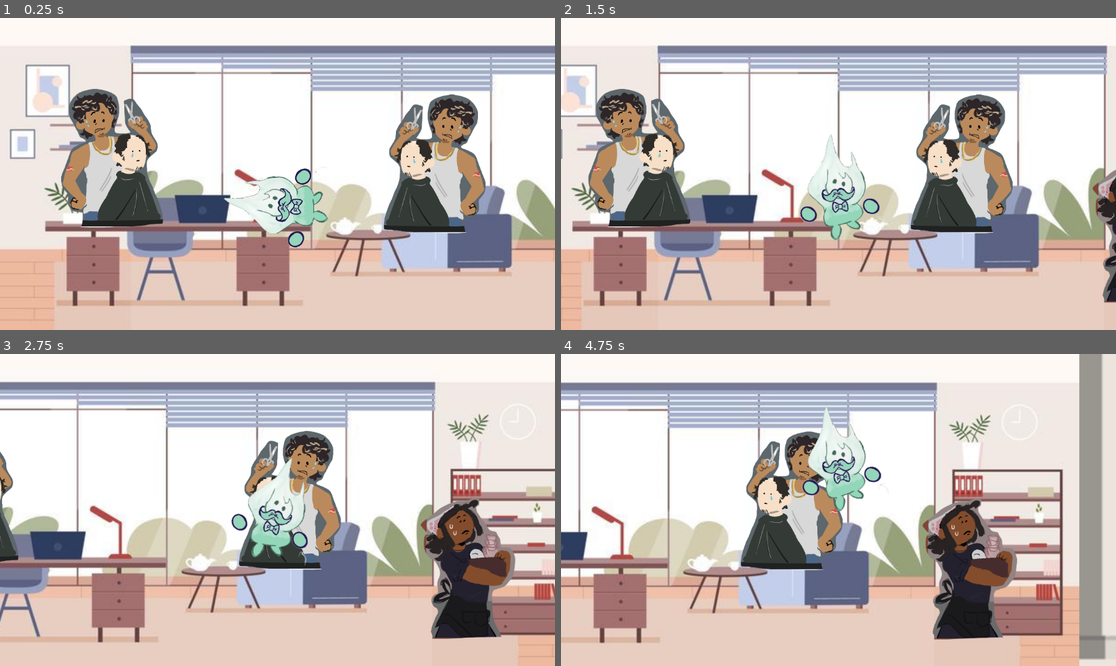
Above: before the commit, frames 1-4 (two rows, left to right).
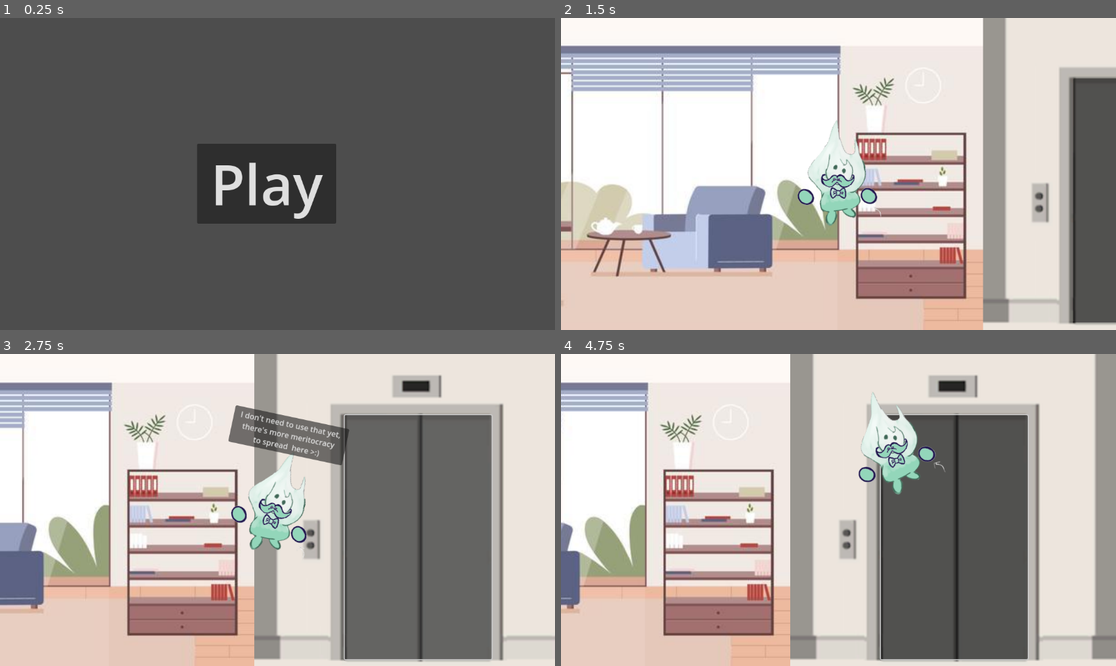
Above: after the commit, the same moments.

Repository: T3C-NEO/GoM-prototype
Game: Godot game, scene res://menu.tscn
Two runs of this game, one before a commit and one after it. Both use one fixed random seed, a clock stepped at 60 frames per second and the inputs below. Before the commit the project starts from res://overworld.tscn.
Inputs (mouse positions are in pixels of both pictures, inside the frame that each line leads up to):
- Up to frame 1 (0.25 s): no input
- Up to frame 2 (1.5 s): click (827, 183) at 0.5 s, where only the run after the commit has a clickable "Play"; tap Enter at 1.25 s; move the mouse to (960, 158) at 1.27 s; press the mouse at (960, 158) at 1.28 s; hold W (forward) from 1.28 s (still down)
- Up to frame 3 (2.75 s): release W (forward) at 2 s; release the mouse at (399, 494) at 2 s; click (438, 538) at 2.02 s
- Up to frame 4 (4.75 s): click (849, 435) at 2.75 s, where only the run after the commit has a clickable "I don't need to use that yet,…"; tap Space at 3.5 s; move the mouse to (727, 525) at 3.52 s; hold Left (ui_left) 3.53-4.28 s; click (727, 525) at 3.6 s; move the mouse to (894, 441) at 4.27 s; press the mouse at (894, 441) at 4.28 s; hold W (forward) from 4.28 s (still down)

The runs differ from the first frame. In frame 1, 99% of the frame differs, in the area x 0-100%, y 0-100%; in frame 2, 66%; in frame 3, 69%; in frame 4, 71%.
Error before the commit: Parse Error: Expected indented block after "else" block. (res://overworld.gd:22)

Commit message:
everything in now

Diff:
--- a/Main sccene.tscn
+++ b/Main sccene.tscn
@@ -39,3 +39,13 @@
 [node name="shopping" parent="right" instance=ExtResource("6_oso0r")]
 visible = false
 position = Vector2(-576, 0)
+
+[node name="Button" type="Button" parent="."]
+offset_left = 481.0
+offset_top = 503.0
+offset_right = 672.0
+offset_bottom = 623.0
+text = "click to move on
+(for testing)"
+
+[connection signal="pressed" from="Button" to="." method="_on_button_pressed"]
--- a/character_body_2d.gd
+++ b/character_body_2d.gd
@@ -1,6 +1,6 @@
 extends CharacterBody2D
 
-var speed = 400
+var speed = 600
 var mouse_position = null
 
 func _physics_process(delta):
--- a/chip.gd
+++ b/chip.gd
@@ -16,9 +16,9 @@
 func set_drop_point() -> void:
 	var mouse : Vector2 = get_global_mouse_position();
 
-	if(Input.is_action_pressed("ui_left") && mouse.y > 200):
+	if(Input.is_action_pressed("mouse_left") && mouse.y > 200):
 		move = true;
-	elif(Input.is_action_just_released("ui_left")):
+	elif(Input.is_action_just_released("mouse_left")):
 		move = false;
 
 	if(move):
--- a/game.gd
+++ b/game.gd
@@ -3,3 +3,5 @@
 var holding_item : bool;
 
 var CEODone : bool = false;
+var DebtDone : bool = false;
+var OctoDone : bool = false;
--- a/loading_2.gd
+++ b/loading_2.gd
@@ -12,4 +12,4 @@
 
 
 func _on_button_pressed() -> void:
-	get_tree().change_scene_to_file("res://overworld.tscn")
+	get_tree().change_scene_to_file("res://menu.tscn")
--- a/main_sccene.gd
+++ b/main_sccene.gd
@@ -11,3 +11,8 @@
 	if Input.is_action_pressed("mouse_left"):
 		get_node("left/baby changing station").visible = true
 		get_node("right/baby changing station").visible = true
+
+
+func _on_button_pressed() -> void:
+	Game.OctoDone = true
+	get_tree().change_scene_to_file("res://overworld3.tscn")
--- a/minigame.gd
+++ b/minigame.gd
@@ -9,7 +9,8 @@
 # Called every frame. 'delta' is the elapsed time since the previous frame.
 func _process(delta: float) -> void:
 	if (debt == 0):
-		get_tree().change_scene_to_file("res://overworld2.tscn")
+		Game.DebtDone = true
+		get_tree().change_scene_to_file("res://overworld.tscn")
 
 
 
--- a/overworld.gd
+++ b/overworld.gd
@@ -4,6 +4,10 @@
 
 func _ready() -> void:
 	playBox = 	get_node("play");
+	if Game.CEODone == true:
+		get_node("Bad").visible = false
+		get_node("Button").queue_free()
+
 
 func _on_button_pressed() -> void:
 	if playBox.visible == false:
@@ -15,11 +19,21 @@
 
 
 func _on_button_2_pressed() -> void:
-	if CEODone == false:
+	if Game.CEODone == false:
 		get_node("CharacterBody2D/textNode").visible = true
 		await get_tree().create_timer(2.0).timeout
 		get_node("CharacterBody2D/textNode").visible = false
 	else:
+		if get_node("NextFloor").visible == false:
+			get_node("NextFloor").visible = true
+		else:
+			get_node("NextFloor").visible = false
 
 
 func _on_play_button_pressed() -> void:
+	get_tree().change_scene_to_file("res://plinko.tscn")
+
+
+
+func _on_button_3_pressed() -> void:
+	get_tree().change_scene_to_file("res://overworld.tscn")
--- a/overworld.tscn
+++ b/overworld.tscn
@@ -1,15 +1,16 @@
-[gd_scene load_steps=8 format=3 uid="uid://ifh8e22bcmd7"]
+[gd_scene load_steps=9 format=3 uid="uid://ifh8e22bcmd7"]
 
 [ext_resource type="Texture2D" uid="uid://bkwtlbf4q1cic" path="res://assets/corporate-office-flat-illustration-vector.jpg" id="1_0vrrv"]
-[ext_resource type="Script" path="res://overworld.gd" id="1_ym7pq"]
+[ext_resource type="Script" path="res://overworld1.gd" id="1_5cjig"]
 [ext_resource type="Texture2D" uid="uid://bbtr8ai31fia4" path="res://assets/elevator.png" id="2_540sd"]
 [ext_resource type="PackedScene" uid="uid://dxn7a40jr2idf" path="res://character_body_2d.tscn" id="3_7okgq"]
 [ext_resource type="Texture2D" uid="uid://duriqk7iktit3" path="res://assets/guy.png" id="3_ck3c5"]
 [ext_resource type="Texture2D" uid="uid://d3e5hjq3v36rx" path="res://assets/bad.png" id="5_fvq6y"]
 [ext_resource type="Texture2D" uid="uid://dccu84csmbkm7" path="res://assets/girl.png" id="6_wj8ue"]
+[ext_resource type="Texture2D" uid="uid://bchoy1ifddmg0" path="res://assets/Next floor.png" id="7_3j10m"]
 
-[node name="Overworld" type="Node2D"]
-script = ExtResource("1_ym7pq")
+[node name="Overworld1" type="Node2D"]
+script = ExtResource("1_5cjig")
 
 [node name="Corporate-office-flat-illustration-vector" type="Sprite2D" parent="."]
 position = Vector2(753.225, 326)
@@ -69,6 +70,19 @@
 offset_right = 2002.0
 offset_bottom = 634.0
 
+[node name="NextFloor" type="Sprite2D" parent="."]
+visible = false
+position = Vector2(1556, 469)
+texture = ExtResource("7_3j10m")
+
+[node name="Button3" type="Button" parent="NextFloor"]
+auto_translate_mode = 1
+modulate = Color(1, 1, 1, 0)
+offset_left = -86.0
+offset_top = -86.0
+offset_right = 86.0
+offset_bottom = 89.0
+
 [node name="CharacterBody2D" parent="." instance=ExtResource("3_7okgq")]
 position = Vector2(586, 388)
 
@@ -88,5 +102,38 @@
 there's more meritocracy
 to spread  here >:)"
 
+[node name="play" type="Button" parent="."]
+auto_translate_mode = 1
+visible = false
+offset_left = 2629.0
+offset_top = 94.0
+offset_right = 2850.0
+offset_bottom = 337.0
+button_mask = 0
+text = "This is The debt guy
+
+They think their debt
+is holding them back and
+stuff, prove them wrong
+or something
+
+
+
+"
+
+[node name="PlayButton" type="Button" parent="play"]
+auto_translate_mode = 1
+modulate = Color(0.339368, 0.587909, 1, 1)
+self_modulate = Color(0.28814, 0.64651, 1, 1)
+layout_mode = 0
+offset_left = 42.0
+offset_top = 163.0
+offset_right = 174.0
+offset_bottom = 222.0
+theme_override_font_sizes/font_size = 21
+text = "Enter Mind"
+
 [connection signal="pressed" from="Button" to="." method="_on_button_pressed"]
 [connection signal="pressed" from="Button2" to="." method="_on_button_2_pressed"]
+[connection signal="pressed" from="NextFloor/Button3" to="." method="_on_button_3_pressed"]
+[connection signal="pressed" from="play/PlayButton" to="." method="_on_play_button_pressed"]
--- a/overworld0.tscn
+++ b/overworld0.tscn
@@ -1,10 +1,11 @@
-[gd_scene load_steps=7 format=3 uid="uid://boi04ubreq1xg"]
+[gd_scene load_steps=8 format=3 uid="uid://boi04ubreq1xg"]
 
 [ext_resource type="Script" path="res://overworld.gd" id="1_0u7lh"]
 [ext_resource type="Texture2D" uid="uid://bkwtlbf4q1cic" path="res://assets/corporate-office-flat-illustration-vector.jpg" id="2_j1ndj"]
 [ext_resource type="Texture2D" uid="uid://bbtr8ai31fia4" path="res://assets/elevator.png" id="3_dxnhk"]
 [ext_resource type="Texture2D" uid="uid://d3e5hjq3v36rx" path="res://assets/bad.png" id="5_b4vf7"]
 [ext_resource type="Texture2D" uid="uid://bcg75hwn4lksl" path="res://CEO.png" id="5_nynbn"]
+[ext_resource type="Texture2D" uid="uid://bchoy1ifddmg0" path="res://assets/Next floor.png" id="7_hsa3k"]
 [ext_resource type="PackedScene" uid="uid://dxn7a40jr2idf" path="res://character_body_2d.tscn" id="7_iss8g"]
 
 [node name="Overworld" type="Node2D"]
@@ -44,7 +45,7 @@
 offset_bottom = 634.0
 
 [node name="CharacterBody2D" parent="." instance=ExtResource("7_iss8g")]
-position = Vector2(586, 388)
+position = Vector2(1091, 345)
 
 [node name="Camera2D" type="Camera2D" parent="CharacterBody2D"]
 limit_left = 0
@@ -64,6 +65,7 @@
 
 [node name="play" type="Button" parent="."]
 auto_translate_mode = 1
+visible = false
 offset_left = 482.0
 offset_top = 78.0
 offset_right = 703.0
@@ -90,6 +92,20 @@
 theme_override_font_sizes/font_size = 21
 text = "Enter Mind"
 
+[node name="NextFloor" type="Sprite2D" parent="."]
+visible = false
+position = Vector2(1556, 469)
+texture = ExtResource("7_hsa3k")
+
+[node name="Button3" type="Button" parent="NextFloor"]
+auto_translate_mode = 1
+modulate = Color(1, 1, 1, 0)
+offset_left = -86.0
+offset_top = -86.0
+offset_right = 86.0
+offset_bottom = 89.0
+
 [connection signal="pressed" from="Button" to="." method="_on_button_pressed"]
 [connection signal="pressed" from="Button2" to="." method="_on_button_2_pressed"]
 [connection signal="pressed" from="play/PlayButton" to="." method="_on_play_button_pressed"]
+[connection signal="pressed" from="NextFloor/Button3" to="." method="_on_button_3_pressed"]
--- /dev/null
+++ b/overworld1.gd
@@ -0,0 +1,39 @@
+extends Node2D
+
+var playBox;
+
+func _ready() -> void:
+	playBox = 	get_node("play");
+	if Game.DebtDone == true:
+		get_node("Bad").visible = false
+		get_node("Button").queue_free()
+
+
+func _on_button_pressed() -> void:
+	if playBox.visible == false:
+		playBox.visible = true
+	else:
+		playBox.visible = false
+
+#	get_tree().change_scene_to_file("res://loading.tscn")
+
+
+func _on_button_2_pressed() -> void:
+	if Game.DebtDone == false:
+		get_node("CharacterBody2D/textNode").visible = true
+		await get_tree().create_timer(2.0).timeout
+		get_node("CharacterBody2D/textNode").visible = false
+	else:
+		if get_node("NextFloor").visible == false:
+			get_node("NextFloor").visible = true
+		else:
+			get_node("NextFloor").visible = false
+
+
+func _on_play_button_pressed() -> void:
+	get_tree().change_scene_to_file("res://minigame.tscn")
+
+
+
+func _on_button_3_pressed() -> void:
+	get_tree().change_scene_to_file("res://overworld3.tscn")
--- a/overworld3.tscn
+++ b/overworld3.tscn
@@ -1,68 +1,47 @@
 [gd_scene load_steps=8 format=3 uid="uid://6c7ydesqu4lo"]
 
 [ext_resource type="Script" path="res://overworld_3.gd" id="1_6xq0q"]
-[ext_resource type="Texture2D" uid="uid://bkwtlbf4q1cic" path="res://assets/corporate-office-flat-illustration-vector.jpg" id="2_4ihyw"]
+[ext_resource type="Texture2D" uid="uid://dmxqn7ipbraw5" path="res://image (1).png" id="2_80s34"]
 [ext_resource type="Texture2D" uid="uid://bbtr8ai31fia4" path="res://assets/elevator.png" id="3_xxxy2"]
-[ext_resource type="Texture2D" uid="uid://duriqk7iktit3" path="res://assets/guy.png" id="4_7p1lg"]
+[ext_resource type="Texture2D" uid="uid://ba60r4hju8jg5" path="res://image (2).png" id="5_0hrhx"]
 [ext_resource type="Texture2D" uid="uid://d3e5hjq3v36rx" path="res://assets/bad.png" id="5_to0le"]
-[ext_resource type="Texture2D" uid="uid://dccu84csmbkm7" path="res://assets/girl.png" id="6_lauls"]
+[ext_resource type="Texture2D" uid="uid://bchoy1ifddmg0" path="res://assets/Next floor.png" id="7_abjex"]
 [ext_resource type="PackedScene" uid="uid://dxn7a40jr2idf" path="res://character_body_2d.tscn" id="7_eyhb2"]
 
-[node name="Overworld" type="Node2D"]
+[node name="Overworld3" type="Node2D"]
 script = ExtResource("1_6xq0q")
 
-[node name="Corporate-office-flat-illustration-vector" type="Sprite2D" parent="."]
-position = Vector2(753.225, 326)
-scale = Vector2(1.89306, 1.89306)
-texture = ExtResource("2_4ihyw")
+[node name="Image(1)" type="Sprite2D" parent="."]
+position = Vector2(862.407, 328.734)
+scale = Vector2(1.24767, 1.24767)
+texture = ExtResource("2_80s34")
 
-[node name="Corporate-office-flat-illustration-vector2" type="Sprite2D" parent="."]
-position = Vector2(2941, 326)
-scale = Vector2(1.89306, 1.89306)
-texture = ExtResource("2_4ihyw")
+[node name="Image(1)2" type="Sprite2D" parent="."]
+position = Vector2(2592, 326)
+scale = Vector2(1.24767, 1.24767)
+texture = ExtResource("2_80s34")
 
 [node name="Elevator" type="Sprite2D" parent="."]
 position = Vector2(1848, 331)
 scale = Vector2(2.52985, 2.52985)
 texture = ExtResource("3_xxxy2")
 
-[node name="Guy3" type="Sprite2D" parent="."]
-position = Vector2(3503, 489)
-scale = Vector2(0.532587, 0.532587)
-texture = ExtResource("4_7p1lg")
-
-[node name="Guy" type="Sprite2D" parent="."]
-position = Vector2(243, 295)
-scale = Vector2(0.532587, 0.532587)
-texture = ExtResource("4_7p1lg")
-
 [node name="Bad" type="Sprite2D" parent="."]
-position = Vector2(931.552, 220.552)
+position = Vector2(310, 102)
 scale = Vector2(0.164117, 0.164117)
 texture = ExtResource("5_to0le")
 
-[node name="Girl" type="Sprite2D" parent="."]
-position = Vector2(2480, 286)
-scale = Vector2(0.540733, 0.540733)
-texture = ExtResource("6_lauls")
-
-[node name="Girl2" type="Sprite2D" parent="."]
-position = Vector2(1282, 446)
-scale = Vector2(0.54888, 0.54888)
-texture = ExtResource("6_lauls")
-
-[node name="Guy2" type="Sprite2D" parent="."]
-position = Vector2(912, 307)
-rotation = 3.14159
-scale = Vector2(0.533, -0.533)
-texture = ExtResource("4_7p1lg")
+[node name="Image(2)" type="Sprite2D" parent="."]
+position = Vector2(862.407, 328.734)
+scale = Vector2(1.248, 1.248)
+texture = ExtResource("5_0hrhx")
 
 [node name="Button" type="Button" parent="."]
 modulate = Color(1, 1, 1, 0)
-offset_left = 877.552
-offset_top = 174.552
-offset_right = 1063.55
-offset_bottom = 456.552
+offset_left = 232.0
+offset_top = 74.0
+offset_right = 412.0
+offset_bottom = 371.0
 
 [node name="Button2" type="Button" parent="."]
 offset_left = 1697.0
@@ -71,12 +50,12 @@
 offset_bottom = 634.0
 
 [node name="CharacterBody2D" parent="." instance=ExtResource("7_eyhb2")]
-position = Vector2(2115, 354)
+position = Vector2(2101, 354)
 
 [node name="Camera2D" type="Camera2D" parent="CharacterBody2D"]
 limit_left = 0
 limit_top = 0
-limit_right = 3695
+limit_right = 3455
 limit_bottom = 650
 
 [node name="textNode" type="Button" parent="CharacterBody2D"]
@@ -89,5 +68,52 @@
 there's more meritocracy
 to spread  here >:)"
 
+[node name="play" type="Button" parent="."]
+auto_translate_mode = 1
+visible = false
+offset_left = 461.0
+offset_top = 41.0
+offset_right = 682.0
+offset_bottom = 314.0
+button_mask = 0
+text = "This is Octomom
+
+She has a kid, chores,
+school, and shopping to do.
+Make her keep working
+to make her forget about
+her dpression
+
+
+
+"
+
+[node name="PlayButton" type="Button" parent="play"]
+auto_translate_mode = 1
+modulate = Color(0.339368, 0.587909, 1, 1)
+self_modulate = Color(0.28814, 0.64651, 1, 1)
+layout_mode = 0
+offset_left = 40.0
+offset_top = 197.0
+offset_right = 172.0
+offset_bottom = 256.0
+theme_override_font_sizes/font_size = 21
+text = "Enter Mind"
+
+[node name="NextFloor" type="Sprite2D" parent="."]
+visible = false
+position = Vector2(1556, 469)
+texture = ExtResource("7_abjex")
+
+[node name="Button3" type="Button" parent="NextFloor"]
+auto_translate_mode = 1
+modulate = Color(1, 1, 1, 0)
+offset_left = -86.0
+offset_top = -86.0
+offset_right = 86.0
+offset_bottom = 89.0
+
 [connection signal="pressed" from="Button" to="." method="_on_button_pressed"]
 [connection signal="pressed" from="Button2" to="." method="_on_button_2_pressed"]
+[connection signal="pressed" from="play/PlayButton" to="." method="_on_play_button_pressed"]
+[connection signal="pressed" from="NextFloor/Button3" to="." method="_on_button_3_pressed"]
--- a/overworld_3.gd
+++ b/overworld_3.gd
@@ -1,10 +1,13 @@
 extends Node2D
 
 
-# Called when the node enters the scene tree for the first time.
+var playBox;
+
 func _ready() -> void:
-	pass # Replace with function body.
-
+	playBox = 	get_node("play");
+	if Game.OctoDone == true:
+		get_node("Bad").visible = false
+		get_node("Button").queue_free()
 
 # Called every frame. 'delta' is the elapsed time since the previous frame.
 func _process(delta: float) -> void:
@@ -12,4 +15,30 @@
 
 
 func _on_button_pressed() -> void:
+	if playBox.visible == false:
+		playBox.visible = true
+	else:
+		playBox.visible = false
+
+
+func _on_button_2_pressed() -> void:
+	if Game.OctoDone == false:
+		get_node("CharacterBody2D/textNode").visible = true
+		await get_tree().create_timer(2.0).timeout
+		get_node("CharacterBody2D/textNode").visible = false
+	else:
+		if get_node("NextFloor").visible == false:
+			get_node("NextFloor").visible = true
+		else:
+			get_node("NextFloor").visible = false
+
+
+func _on_button_3_pressed() -> void:
+	Game.CEODone = false
+	Game.DebtDone = false
+	Game.OctoDone = false
+	get_tree().change_scene_to_file("res://loading3.tscn")
+
+
+func _on_play_button_pressed() -> void:
 	get_tree().change_scene_to_file("res://Main sccene.tscn")
--- a/plinko.gd
+++ b/plinko.gd
@@ -29,3 +29,8 @@
 
 func _on_button_pressed() -> void:
 	chip.drop = true;
+
+
+func _on_button_2_pressed() -> void:
+	Game.CEODone = true
+	get_tree().change_scene_to_file("res://overworld0.tscn")
--- a/plinko.tscn
+++ b/plinko.tscn
@@ -334,4 +334,14 @@
 theme_override_font_sizes/font_size = 45
 text = "DROP"
 
+[node name="Button2" type="Button" parent="."]
+offset_left = 8.0
+offset_top = 1892.0
+offset_right = 1135.0
+offset_bottom = 2086.0
+theme_override_font_sizes/font_size = 41
+text = "You win!
+(click to move on cuz I'm not fucking with collisions rn)"
+
 [connection signal="pressed" from="Button" to="." method="_on_button_pressed"]
+[connection signal="pressed" from="Button2" to="." method="_on_button_2_pressed"]
--- a/project.godot
+++ b/project.godot
@@ -11,7 +11,7 @@
 [application]
 
 config/name="Ghost of Meritocracy Prototype"
-run/main_scene="res://overworld.tscn"
+run/main_scene="res://menu.tscn"
 config/features=PackedStringArray("4.3", "Forward Plus")
 config/icon="res://icon.svg"
 
Not shown, removed: builds/index.apple-touch-icon.png.import
Not shown, removed: builds/index.icon.png.import
Not shown, removed: builds/index.png.import
Not shown, added: builds/old build/index.apple-touch-icon.png.import
Not shown, added: builds/old build/index.icon.png.import
Not shown, added: builds/old build/index.png.import
Binary file added: image (1).png
Not shown, added: image (1).png.import
Binary file added: image (2).png
Not shown, added: image (2).png.import
Binary file added: image.png
Not shown, added: image.png.import
(and 10 more such lines)
